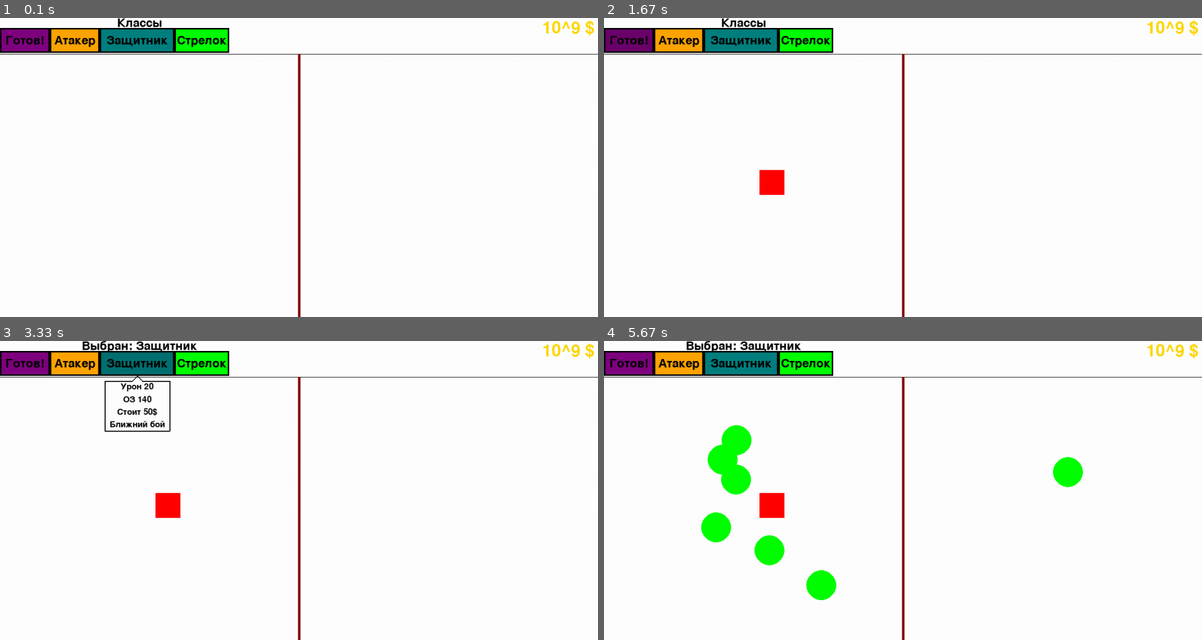
Above: before the commit, frames 1-4 (two rows, left to right).
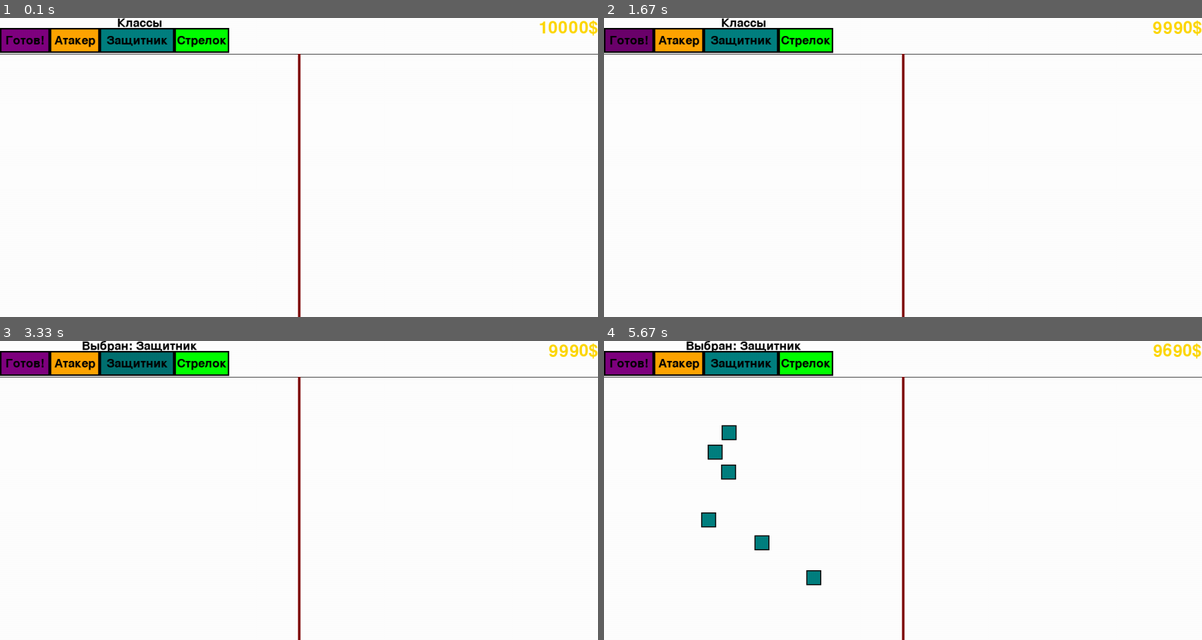
Above: after the commit, the same moments.

Repository: CALLIA121/Pygame
Game: pygame game, started from main2.py
The game is run twice, just before and just after one commit, with the same random seed, the same clock (stepped at 60 frames per second) and the same inputs.
Inputs (mouse positions are in pixels of both pictures, inside the frame that each line leads up to):
- Up to frame 1 (0.1 s): no input
- Up to frame 2 (1.67 s): click "Атакер" at 0.38 s; click (759, 170) at 0.72 s; click "Готов!" at 1.05 s; click (627, 38) at 1.38 s, where only the run after the commit has a clickable "Заново"
- Up to frame 3 (3.33 s): click (310, 388) at 1.72 s; click "Защитник" at 3.05 s
- Up to frame 4 (5.67 s): click (1058, 463) at 3.38 s; click (705, 520) at 3.72 s; click (717, 451) at 4.05 s; click (729, 433) at 4.38 s; click (759, 541) at 4.72 s; click (729, 472) at 5.05 s; click (813, 577) at 5.38 s

The runs differ from the first frame. In frame 1, 0.3% of the frame differs, in the area x 90-100%, y 0-6%; in frame 2, 0.7%; in frame 3, 1.2%; in frame 4, 3.5%, in the area x 16-100%, y 0-87%.

Commit message:
Revert to lolerty spawn

Diff:
--- a/main2.py
+++ b/main2.py
@@ -1,10 +1,14 @@
 import pygame
 import sys
+
+from pygame import MOUSEBUTTONDOWN
+
 from settings import *
 
 pygame.init()
 WIDTH, HEIGHT = 1200, 600
 screen = pygame.display.set_mode((WIDTH, HEIGHT))
+coins = 10000
 
 pygame.display.set_caption("Primitives War")
 
@@ -12,51 +16,24 @@
 
 
 class Unit:
-    def __init__(self, type, x, y):
+    def __init__(self, type):
         self.type = type
-        self.x = x
-        self.y = y
+        self.x = 0
+        self.y = 0
         self.HP = typeHP[type]
-
-        if type == 'Attaker':
-            self.color = (255, 0, 0)
-            self.size = (50, 50)
-        elif type == 'Defender':
-            self.color = (0, 255, 0)
-            self.size = 30
-        elif type == 'Shooter':
-            self.color = (0, 0, 255)
-            self.size = (50, 50)
-
-    def draw(self, screen):
-        if self.type == 'Attaker':
-            pygame.draw.rect(screen, self.color, (self.x, self.y, *self.size))
-        elif self.type == 'Defender':
-            pygame.draw.circle(screen, self.color, (self.x + self.size // 2, self.y + self.size // 2),
-                               self.size)
-        elif self.type == 'Shooter':
-            pygame.draw.polygon(screen, self.color, [
-                (self.x, self.y + self.size[1]),
-                (self.x + self.size[0] // 2, self.y),
-                (self.x + self.size[0], self.y + self.size[1])
-            ])
 
 
 class Button:
-    def __init__(self, text, x, y, width, height, color, hover_color, action=None, argv=None, about=None):
+    def __init__(self, text, x, y, width, height, color, hover_color, action=None, argv=None):
         self.text = text
         self.rect = pygame.Rect(x, y, width, height)
         self.color = color
-        self.X = x
-        self.Y = y
-        self.width = width
-        self.height = height
         self.hover_color = hover_color
         self.action = action
         self.argv = argv
-        self.about = about
 
     def draw(self, screen):
+        # Проверка наведения курсора
         mouse_pos = pygame.mouse.get_pos()
         if self.rect.collidepoint(mouse_pos):
             pygame.draw.rect(screen, self.hover_color, self.rect)
@@ -64,6 +41,7 @@
             pygame.draw.rect(screen, self.color, self.rect)
         pygame.draw.rect(screen, 'black', self.rect, 3)
 
+        # Отображение текста
         font = pygame.font.Font(None, 36)
         text_surface = font.render(self.text, True, 'black')
         text_rect = text_surface.get_rect(center=self.rect.center)
@@ -81,67 +59,33 @@
                     print('Button has no action(')
 
     def draw2(self, screen):
-        mouse_pos = pygame.mouse.get_pos()
-        if self.about and self.rect.collidepoint(mouse_pos):
-            lines = self.about.splitlines()
-            count = len(lines)
-            maxLen = max([len(x) for x in lines])
-            width = 10 * maxLen
-            height = 25 * count
-            LineX, LineY = self.X + self.width // 2, self.Y + self.height + 10 + 25 // 2
-            points = [(self.X + self.width // 2, self.Y + self.height),
-                      (self.X + self.width // 2 - 10, self.Y + self.height + 10),
-                      (self.X + self.width // 2 - 10 - width // 2, self.Y + self.height + 10),
-                      (self.X + self.width // 2 - 10 - width // 2, self.Y + self.height + 10 + height),
-                      (self.X + self.width // 2 + 10 + width // 2, self.Y + self.height + 10 + height),
-                      (self.X + self.width // 2 + 10 + width // 2, self.Y + self.height + 10),
-                      (self.X + self.width // 2 + 10, self.Y + self.height + 10)]
-            pygame.draw.polygon(screen, (255, 255, 255), points)
-            pygame.draw.polygon(screen, (0, 0, 0), points, 2)
-            font = pygame.font.Font(None, 25)
-            for i in range(len(lines)):
-                text_surface = font.render(lines[i], True, 'black')
-                text_rect = text_surface.get_rect(center=(LineX, LineY + i * 25))
-                screen.blit(text_surface, text_rect)
-
-
-def spawn_unit(x, y):
-    global currType
-    if currType != 'None':
-        new_unit = Unit(currType, x, y)
-        units.append(new_unit)
+        pass
 
 
 def handle_event(event, buttons: list):
     for butt in buttons:
         butt.handle_event(event)
 
-    if event.type == pygame.MOUSEBUTTONDOWN and event.button == 1:
-        x, y = event.pos
-        if y > 72:
-            spawn_unit(x, y)
-
 
 def drower(screen, objs):
     for obj in objs:
         obj.draw(screen)
+
+    for obj in objs:
         obj.draw2(screen)
-
-    for unit in units:
-        unit.draw(screen)
 
 
 start = False
 
 
 def startGame():
-    global startBtn, start, typeLabel, currType
+    global startBtn, start, typeLabel, units, currType
     print('Start')
     if not start:
         start = True
         typeLabel = 'Lock'
         currType = 'None'
-        startBtn.text = 'Заного'
+        startBtn.text = 'Заново'
         startBtn.color = (255, 0, 0)
         startBtn.hover_color = (255 - 25, 0, 0)
     else:
@@ -149,14 +93,17 @@
         typeLabel = 'None'
         currType = 'None'
         startBtn.text = 'Готов!'
-        startBtn.color = (128, 0, 128)
+        startBtn.color = (128, 0, 128),
         startBtn.hover_color = (128 - 20, 0, 128 - 20)
+        units = []
+        coins = 10000
 
 
 def setClass(cl):
     global currType, typeLabel
     if currType != cl:
         currType = cl
+
         typeLabel = typeRus[cl]
     else:
         currType = 'None'
@@ -170,24 +117,39 @@
                   (128 - 20, 0, 128 - 20), startGame)
 
 classAttak = Button('Атакер', 100, 20, 100, 50, (255, 165, 0),
-                    (240, 150, 0), setClass, ('Attaker'),
-                    f'Урон {typeDamag["Attaker"]}\nОЗ {typeHP["Attaker"]}\nСтоит {typeCost["Attaker"]}$\nБлижний бой')
+                    (240, 150, 0), setClass, ('Attaker'))
 classDefender = Button('Защитник', 200, 20, 150, 50, (0, 128, 128),
-                       (0, 128 - 15, 128 - 15), setClass, ('Defender'),
-                       f'Урон {typeDamag["Defender"]}\nОЗ {typeHP["Defender"]}\nСтоит {typeCost["Defender"]}$\nБлижний бой')
+                       (0, 128 - 15, 128 - 15), setClass, ('Defender'))
 classShooter = Button('Стрелок', 350, 20, 110, 50, (0, 255, 0),
-                      (0, 255 - 25, 0), setClass, ('Shooter'),
-                      f'Урон {typeDamag["Shooter"]}\nОЗ {typeHP["Shooter"]}\nСтоит {typeCost["Shooter"]}$\nДальний бой')
+                      (0, 255 - 25, 0), setClass, ('Shoter'))
 
 buttons = [startBtn, classAttak, classDefender, classShooter]
+
+
 while running:
     for event in pygame.event.get():
         handle_event(event, buttons)
+
+        if event.type == MOUSEBUTTONDOWN and event.button == 1:
+            if not start and currType != 'None':
+                x, y = event.pos
+                if x < WIDTH / 2 and y > 72:
+                    cost = typeCost.get(currType, 0)
+                    if coins >= cost:
+                        unit = Unit(currType)
+                        unit.x = x
+                        unit.y = y
+                        units.append(unit)
+                        coins -= cost
         if event.type == pygame.QUIT:
             running = False
 
     screen.fill((255, 255, 255))
     drower(screen, buttons)
+    for unit in units:
+        color = typeColors.get(unit.type)
+        pygame.draw.rect(screen, color, (unit.x - 15, unit.y - 15, 30, 30))
+        pygame.draw.rect(screen, 'black', (unit.x - 15, unit.y - 15, 30, 30), 2)
 
     font = pygame.font.Font(None, 36)
     if typeLabel == 'None':
@@ -198,14 +160,14 @@
         text_surface = font.render(f'Выбран: {typeLabel}', True, 'black')
     text_rect = text_surface.get_rect(center=((100 + 350 + 110) // 2, 10))
     screen.blit(text_surface, text_rect)
-
     pygame.draw.line(screen, (0, 0, 0), (0, 72), (WIDTH, 72), 1)
-    pygame.draw.line(screen, (128, 0, 0), (WIDTH / 2, 72), (WIDTH / 2, HEIGHT), 5)
+    pygame.draw.line(screen, (128, 0, 0), (WIDTH / 2, 72),
+                     (WIDTH / 2, HEIGHT), 5)
 
     font = pygame.font.Font(None, 50)
-    coinsText = f"10^9 $"
-    text_surface = font.render(coinsText, True, 'gold')
-    text_rect = text_surface.get_rect(center=(WIDTH - (10 * len(coinsText)), 20))
+    text_surface = font.render(f'{coins}$', True, 'gold')
+    text_rect = text_surface.get_rect(
+        center=(WIDTH - (10 * len(f'{coins}$')), 20))
     screen.blit(text_surface, text_rect)
 
     pygame.display.flip()
